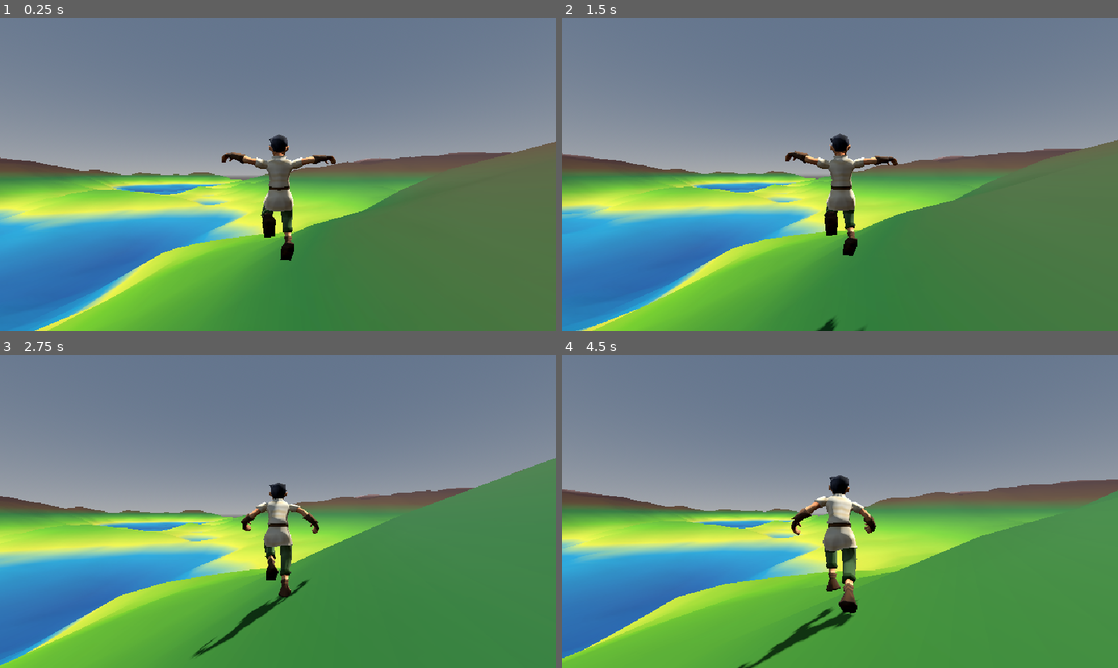
Above: before the commit, frames 1-4 (two rows, left to right).
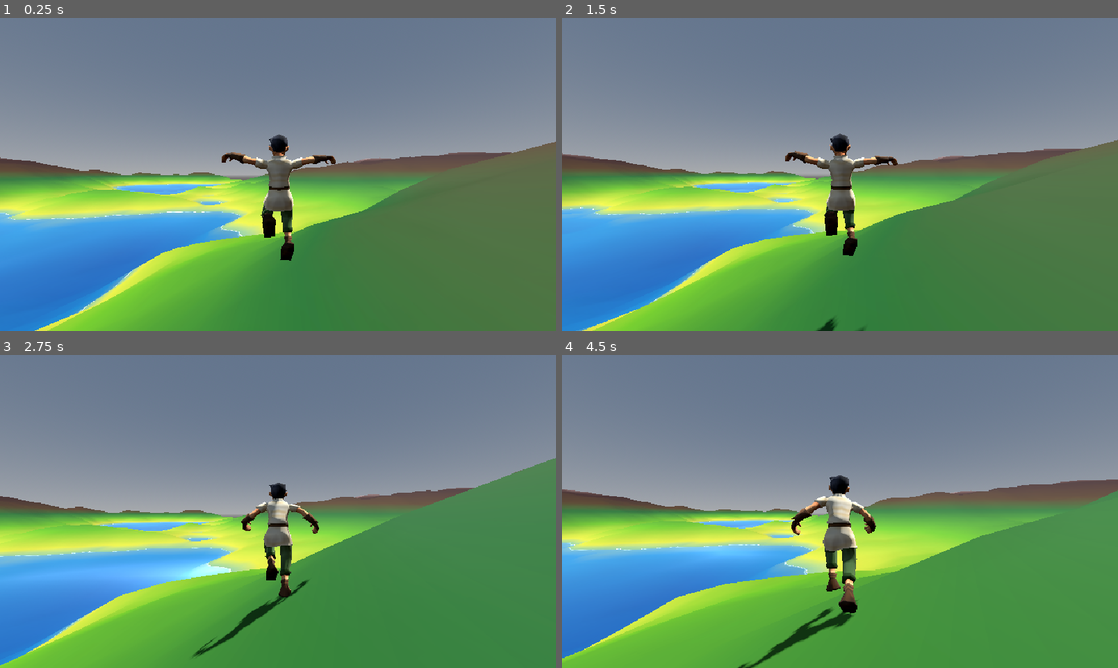
Above: after the commit, the same moments.

Repository: Tinka8ell/ProceduralWorldGeneration
Game: Godot game, scene res://Scenes/main.tscn
Same seed, same stepped clock (60 frames per second), same inputs: the game is played once before the commit and once after it.
Inputs (mouse positions are in pixels of both pictures, inside the frame that each line leads up to):
- Up to frame 1 (0.25 s): no input
- Up to frame 2 (1.5 s): tap Enter (ui_accept) at 0.5, 0.77 s; move the mouse to (867, 174) at 0.52 s; hold W (move_forward) from 0.53 s (still down); click (867, 174) at 0.67 s; move the mouse to (812, 174) at 1.27 s
- Up to frame 3 (2.75 s): keep holding W (move_forward); tap Enter (ui_accept) at 1.52 s; move the mouse to (289, 505) at 2.02 s
- Up to frame 4 (4.5 s): keep holding W (move_forward); move the mouse to (834, 517) at 2.77 s; click (834, 517) at 2.92 s; tap Enter (ui_accept) at 3.02, 3.77 s; move the mouse to (878, 514) at 3.52 s; move the mouse to (795, 508) at 4.27 s

The runs differ from the first frame. In frame 1, 3.1% of the frame differs, in the area x 0-44%, y 53-99%; in frame 2, 2.1%; in frame 3, 6.8%, in the area x 0-42%, y 53-96%; in frame 4, 5.3%.

Commit message:
Add water effect at minus 12 for the moment

Diff:
--- /dev/null
+++ b/Scenes/WaterChunk.tscn
@@ -0,0 +1,17 @@
+[gd_scene format=3 uid="uid://bgimt645hpq77"]
+
+[ext_resource type="Shader" uid="uid://bbo1abph4arco" path="res://Water/WaterShader.tres" id="1_80u3y"]
+
+[sub_resource type="ShaderMaterial" id="ShaderMaterial_ss84j"]
+render_priority = 0
+shader = ExtResource("1_80u3y")
+shader_parameter/ColorParameter = Color(0, 0.266667, 0.533333, 1)
+
+[sub_resource type="PlaneMesh" id="PlaneMesh_344ge"]
+material = SubResource("ShaderMaterial_ss84j")
+size = Vector2(256, 256)
+subdivide_width = 32
+subdivide_depth = 32
+
+[node name="Water" type="MeshInstance3D" unique_id=1623311931]
+mesh = SubResource("PlaneMesh_344ge")
--- a/Scenes/main.tscn
+++ b/Scenes/main.tscn
@@ -1,5 +1,6 @@
 [gd_scene format=3 uid="uid://ccsb8nrubr0gh"]
 
+[ext_resource type="PackedScene" uid="uid://bgimt645hpq77" path="res://Scenes/WaterChunk.tscn" id="1_6bp64"]
 [ext_resource type="Script" uid="uid://dvjdj4qe0y62x" path="res://Scripts/gameManager.gd" id="1_8gbba"]
 [ext_resource type="Script" uid="uid://cptlc5jvtt4vc" path="res://Scripts/softwareManager.gd" id="2_jjvhh"]
 [ext_resource type="Script" uid="uid://k3kcx8yschmm" path="res://Scripts/ui.gd" id="3_kry3j"]
@@ -10,6 +11,10 @@
 [node name="Main" type="Node" unique_id=1720225136]
 
 [node name="World" type="Node3D" parent="." unique_id=1625653772]
+
+[node name="Water" parent="World" unique_id=1623311931 instance=ExtResource("1_6bp64")]
+transform = Transform3D(1, 0, 0, 0, 1, 0, 0, 0, 1, 0.006, -12, -0.004)
+visible = false
 
 [node name="GameManager" type="Node" parent="." unique_id=108972551]
 script = ExtResource("1_8gbba")
@@ -37,26 +42,26 @@
 visible = false
 
 [node name="Skeleton3D" parent="Explorer/Mesh/HeroRig_export" parent_id_path=PackedInt32Array(856860738, 931582133, 885429918) index="0" unique_id=1340250868]
-bones/0/position = Vector3(-0.030425355, 1.0922393, -0.0035321093)
-bones/1/rotation = Quaternion(0.72834724, 0.006363898, 0.008783, 0.68512255)
-bones/2/rotation = Quaternion(-0.798905, -0.11797007, -0.091947965, 0.5825629)
-bones/3/rotation = Quaternion(0.31239644, -0.003986378, 0.026165327, 0.9495831)
-bones/4/rotation = Quaternion(-0.18166035, -0.012494861, 0.113286644, 0.97673416)
-bones/5/rotation = Quaternion(-0.80962676, 0.09115218, 0.03718695, 0.57863027)
-bones/6/rotation = Quaternion(0.33670002, 0.0039511067, -0.028200915, 0.9411813)
-bones/7/rotation = Quaternion(-0.19956149, 0.0080972565, -0.07280393, 0.9771434)
-bones/8/rotation = Quaternion(0.9970423, 0.007818903, 0.00023454713, -0.07645561)
-bones/10/rotation = Quaternion(-0.7040282, 0.1215111, 0.09790662, 0.6928157)
-bones/11/rotation = Quaternion(0.9794908, 0.18531188, 0.047681693, -0.06311673)
-bones/12/rotation = Quaternion(-0.35616648, 0.006639367, -0.028509453, 0.9339639)
-bones/13/rotation = Quaternion(-0.045942456, -0.13444927, 0.21321182, 0.9666197)
-bones/18/rotation = Quaternion(-1.4048149e-07, -0.048501648, -2.0883638e-06, 0.9988231)
-bones/20/rotation = Quaternion(0.97683555, -0.19961768, -0.03773286, -0.0672416)
-bones/21/rotation = Quaternion(-0.35904607, -0.0066321893, 0.028740142, 0.9328537)
-bones/22/rotation = Quaternion(0.008829135, 0.054681547, -0.07912934, 0.9953244)
-bones/28/rotation = Quaternion(-3.4057166e-08, -0.014736024, 2.185405e-06, 0.99989146)
+bones/0/position = Vector3(0.018986562, 1.0760301, -0.00044834483)
+bones/1/rotation = Quaternion(0.7283751, -0.0006670452, 0.0011779099, 0.68517745)
+bones/2/rotation = Quaternion(-0.8210824, -0.100810155, -0.06127611, 0.55848575)
+bones/3/rotation = Quaternion(0.3842221, -0.0038734009, 0.03218122, 0.92267156)
+bones/4/rotation = Quaternion(-0.22591352, -0.0054171314, 0.081476204, 0.97071904)
+bones/5/rotation = Quaternion(-0.81300634, 0.11004185, 0.07972202, 0.56617653)
+bones/6/rotation = Quaternion(0.36240923, 0.0039105397, -0.030354232, 0.93151647)
+bones/7/rotation = Quaternion(-0.21196975, 0.009135261, -0.105519034, 0.97152007)
+bones/8/rotation = Quaternion(0.99118626, -0.0002867289, -2.5138303e-05, -0.13247566)
+bones/10/rotation = Quaternion(-0.773391, -0.013920184, -0.015301789, 0.63359183)
+bones/11/rotation = Quaternion(0.98047495, 0.184439, 0.024220193, -0.06375468)
+bones/12/rotation = Quaternion(-0.30427516, 0.0067691673, -0.024355926, 0.9522488)
+bones/13/rotation = Quaternion(-0.046570096, -0.11150097, 0.21653995, 0.96876687)
+bones/18/rotation = Quaternion(-7.505781e-08, -0.026667489, -2.0997743e-06, 0.9996444)
+bones/20/rotation = Quaternion(0.9792658, -0.20076118, -0.026795786, -0.003949884)
+bones/21/rotation = Quaternion(-0.3364425, -0.0066920193, 0.026930934, 0.94129515)
+bones/22/rotation = Quaternion(-0.007398632, 0.017698051, -0.032327723, 0.9992933)
+bones/28/rotation = Quaternion(2.5617855e-08, -0.05074736, 2.1861172e-06, 0.9987115)
 
-[node name="TerrainManager" type="Node" parent="." unique_id=1113510514]
+[node name="TerrainManager" type="Node3D" parent="." unique_id=1733999113]
 script = ExtResource("8_344ge")
 noise_frequency = 0.005
 resolution = 48
--- a/Scripts/terrainManager.gd
+++ b/Scripts/terrainManager.gd
@@ -15,14 +15,17 @@
 const size := 256.0
 var noise: FastNoiseLite
 var terrainShader: Shader
+var waterShader: Shader
 var color_gradient
 var noise_texture: NoiseTexture2D
 var chunks := {}
+var waterChunk: PackedScene
 
 # Perlin noise parameters
 @export_range(0.0, 1.0, 0.001, "0 to 1 - lower is smoother") var noise_frequency := 0.1
 @export var noise_seed := 12345
 @export var noise_offset := Vector3.ZERO
+@export var playerLocation := Vector3(0, 0, 0)
 
 # Chuck adjustable parameters
 @export_range(4, 256, 4) var resolution := 32:
@@ -51,6 +54,8 @@
 
 	color_gradient = preload("res://Terrain/gradient_texture.tres")
 	terrainShader = preload("res://Terrain/terrain.gdshader")
+	waterShader = preload("res://Water/WaterShader.tres")
+	waterChunk = preload("res://Scenes/WaterChunk.tscn")
 
 	noise_texture = NoiseTexture2D.new()
 	noise_texture.noise = noise
@@ -62,11 +67,12 @@
 func _process(_delta: float) -> void:
 	var playerIndex := Vector2i(0, 0)
 	if player:
-		var playerLocation := player.global_position
+		playerLocation = player.global_position
 		playerIndex = Vector2i(roundi(playerLocation.x / size), roundi(playerLocation.z / size))
 		for offset in CLOSE_GRID:
 			var chunk := findChunk(playerIndex + offset)
 			if not chunk:
+				print("Creating chunk ", getChunkName(playerIndex + offset), " -", playerLocation)
 				createTerrainChunk(playerIndex + offset)
 				break
 
@@ -98,6 +104,7 @@
 	add_child(chunk)
 	chunks.set(chunkName, chunk)
 	update_mesh(chunk, meshMaterial)
+	addWaterToChunk(chunk)
 
 func update_mesh(chunk: MeshInstance3D, meshMaterial: ShaderMaterial) -> void:
 	if not noise or not chunk:
@@ -147,3 +154,13 @@
 		(get_height(x, y + epsilon) - get_height(x, y - epsilon)) / (2.0 * epsilon),
 	)
 	return normal.normalized()
+
+func addWaterToChunk(chunk: MeshInstance3D) -> void:
+	if not waterChunk or not chunk:
+		return
+	print("Adding Water")
+	var water = waterChunk.instantiate()
+	var move := Vector3(0, -12, 0)
+	water.position += move
+	chunk.add_child(water)
+	return
--- /dev/null
+++ b/Water/DepthTextureVS.tres
@@ -0,0 +1,111 @@
+[gd_resource type="VisualShader" format=3 uid="uid://cov7tgpo6lhow"]
+
+[sub_resource type="VisualShaderNodeInput" id="VisualShaderNodeInput_npua0"]
+input_name = "screen_uv"
+
+[sub_resource type="VisualShaderNodeTexture" id="VisualShaderNodeTexture_ivnpu"]
+source = 5
+
+[sub_resource type="VisualShaderNodeInput" id="VisualShaderNodeInput_db0sl"]
+input_name = "depth_texture"
+
+[sub_resource type="VisualShaderNodeVectorDecompose" id="VisualShaderNodeVectorDecompose_kmh8c"]
+
+[sub_resource type="VisualShaderNodeVectorCompose" id="VisualShaderNodeVectorCompose_dhmk6"]
+
+[sub_resource type="VisualShaderNodeInput" id="VisualShaderNodeInput_bfsni"]
+input_name = "inv_projection_matrix"
+
+[sub_resource type="VisualShaderNodeExpression" id="VisualShaderNodeExpression_vkqtw"]
+size = Vector2(1608.4, 615.52)
+expression = "vec4 view = inv_proj_matrix * vec4(ndc, 1.0);
+view.xyz /= view.w;
+output0 = -view.z;"
+
+[sub_resource type="VisualShaderNodeInput" id="VisualShaderNodeInput_ijfxs"]
+input_name = "vertex"
+
+[sub_resource type="VisualShaderNodeVectorDecompose" id="VisualShaderNodeVectorDecompose_0ht76"]
+
+[sub_resource type="VisualShaderNodeFloatOp" id="VisualShaderNodeFloatOp_0irkr"]
+
+[sub_resource type="VisualShaderNodeClamp" id="VisualShaderNodeClamp_dsg48"]
+
+[sub_resource type="FastNoiseLite" id="FastNoiseLite_8bl68"]
+noise_type = 2
+fractal_type = 0
+cellular_distance_function = 1
+
+[sub_resource type="NoiseTexture2D" id="NoiseTexture2D_ct8rc"]
+noise = SubResource("FastNoiseLite_8bl68")
+seamless = true
+
+[sub_resource type="VisualShaderNodeTexture" id="VisualShaderNodeTexture_6lio0"]
+texture = SubResource("NoiseTexture2D_ct8rc")
+
+[sub_resource type="VisualShaderNodeInput" id="VisualShaderNodeInput_lnmuq"]
+input_name = "vertex"
+
+[sub_resource type="VisualShaderNodeInput" id="VisualShaderNodeInput_evx2r"]
+input_name = "normal"
+
+[sub_resource type="VisualShaderNodeMultiplyAdd" id="VisualShaderNodeMultiplyAdd_q6uli"]
+default_input_values = [0, Vector3(0, 0, 0), 1, Vector3(1, 1, 1), 2, Vector3(0, 0, 0)]
+op_type = 2
+
+[sub_resource type="VisualShaderNodeUVFunc" id="VisualShaderNodeUVFunc_v8yr1"]
+default_input_values = [1, Vector2(0.1, 0.1), 2, Vector2(0, 0)]
+
+[sub_resource type="VisualShaderNodeInput" id="VisualShaderNodeInput_svr1e"]
+input_name = "time"
+
+[sub_resource type="VisualShaderNodeVectorOp" id="VisualShaderNodeVectorOp_qxf5e"]
+default_input_values = [0, Vector3(0, 0, 0), 1, Vector3(0.2, 0.2, 0.2)]
+operator = 2
+
+[resource]
+nodes/vertex/2/node = SubResource("VisualShaderNodeTexture_6lio0")
+nodes/vertex/2/position = Vector2(-500, -340)
+nodes/vertex/3/node = SubResource("VisualShaderNodeInput_lnmuq")
+nodes/vertex/3/position = Vector2(-780, 600)
+nodes/vertex/4/node = SubResource("VisualShaderNodeInput_evx2r")
+nodes/vertex/4/position = Vector2(-1160, 200)
+nodes/vertex/5/node = SubResource("VisualShaderNodeMultiplyAdd_q6uli")
+nodes/vertex/5/position = Vector2(-60, 160)
+nodes/vertex/6/node = SubResource("VisualShaderNodeUVFunc_v8yr1")
+nodes/vertex/6/position = Vector2(-1200, -340)
+nodes/vertex/7/node = SubResource("VisualShaderNodeInput_svr1e")
+nodes/vertex/7/position = Vector2(-1900, -340)
+nodes/vertex/8/node = SubResource("VisualShaderNodeVectorOp_qxf5e")
+nodes/vertex/8/position = Vector2(-500, 200)
+nodes/vertex/connections = PackedInt32Array(2, 0, 5, 0, 3, 0, 5, 2, 5, 0, 0, 0, 6, 0, 2, 0, 7, 0, 6, 2, 4, 0, 8, 0, 8, 0, 5, 1)
+nodes/fragment/0/position = Vector2(520, -20)
+nodes/fragment/27/node = SubResource("VisualShaderNodeInput_npua0")
+nodes/fragment/27/position = Vector2(-5540, -300)
+nodes/fragment/28/node = SubResource("VisualShaderNodeTexture_ivnpu")
+nodes/fragment/28/position = Vector2(-4480, 20)
+nodes/fragment/29/node = SubResource("VisualShaderNodeInput_db0sl")
+nodes/fragment/29/position = Vector2(-5440, 40)
+nodes/fragment/30/node = SubResource("VisualShaderNodeVectorDecompose_kmh8c")
+nodes/fragment/30/position = Vector2(-4020, 80)
+nodes/fragment/31/node = SubResource("VisualShaderNodeVectorCompose_dhmk6")
+nodes/fragment/31/position = Vector2(-3540, -180)
+nodes/fragment/32/node = SubResource("VisualShaderNodeInput_bfsni")
+nodes/fragment/32/position = Vector2(-3740, -480)
+nodes/fragment/33/node = SubResource("VisualShaderNodeExpression_vkqtw")
+nodes/fragment/33/position = Vector2(-3060, -460)
+nodes/fragment/33/size = Vector2(1608.4, 615.52)
+nodes/fragment/33/input_ports = "0,6,inv_proj_matrix;1,3,ndc;"
+nodes/fragment/33/output_ports = "0,0,output0;"
+nodes/fragment/33/expression = "vec4 view = inv_proj_matrix * vec4(ndc, 1.0);
+view.xyz /= view.w;
+output0 = -view.z;"
+nodes/fragment/34/node = SubResource("VisualShaderNodeInput_ijfxs")
+nodes/fragment/34/position = Vector2(-2360, 480)
+nodes/fragment/35/node = SubResource("VisualShaderNodeVectorDecompose_0ht76")
+nodes/fragment/35/position = Vector2(-1360, 260)
+nodes/fragment/36/node = SubResource("VisualShaderNodeFloatOp_0irkr")
+nodes/fragment/36/position = Vector2(-840, -100)
+nodes/fragment/37/node = SubResource("VisualShaderNodeClamp_dsg48")
+nodes/fragment/37/position = Vector2(-360, 0)
+nodes/fragment/connections = PackedInt32Array(27, 0, 28, 0, 29, 0, 28, 2, 28, 0, 30, 0, 27, 0, 31, 0, 27, 0, 31, 1, 30, 0, 31, 2, 32, 0, 33, 0, 31, 0, 33, 1, 34, 0, 35, 0, 33, 0, 36, 0, 35, 2, 36, 1, 36, 0, 37, 0, 37, 0, 0, 0)
--- /dev/null
+++ b/Water/WaterShader.tres
@@ -0,0 +1,189 @@
+[gd_resource type="VisualShader" format=3 uid="uid://bbo1abph4arco"]
+
+[sub_resource type="VisualShaderNodeVectorOp" id="VisualShaderNodeVectorOp_lqsql"]
+
+[sub_resource type="VisualShaderNodeFloatOp" id="VisualShaderNodeFloatOp_fyf1g"]
+default_input_values = [0, 0.0, 1, 1.25]
+operator = 5
+
+[sub_resource type="VisualShaderNodeFloatConstant" id="VisualShaderNodeFloatConstant_f5e8f"]
+constant = 0.5
+
+[sub_resource type="VisualShaderNodeFloatConstant" id="VisualShaderNodeFloatConstant_2ti6r"]
+
+[sub_resource type="VisualShaderNodeProximityFade" id="VisualShaderNodeProximityFade_0w66x"]
+default_input_values = [0, 0.5]
+
+[sub_resource type="VisualShaderNodeFloatFunc" id="VisualShaderNodeFloatFunc_wilgj"]
+function = 31
+
+[sub_resource type="VisualShaderNodeFloatFunc" id="VisualShaderNodeFloatFunc_ja6mw"]
+function = 0
+
+[sub_resource type="VisualShaderNodeInput" id="VisualShaderNodeInput_yr1bp"]
+input_name = "time"
+
+[sub_resource type="VisualShaderNodeColorParameter" id="VisualShaderNodeColorParameter_m5clb"]
+parameter_name = "ColorParameter"
+default_value_enabled = true
+default_value = Color(0, 0.266667, 0.533333, 1)
+
+[sub_resource type="VisualShaderNodeFloatFunc" id="VisualShaderNodeFloatFunc_7qylm"]
+function = 12
+
+[sub_resource type="VisualShaderNodeFloatOp" id="VisualShaderNodeFloatOp_s34bc"]
+operator = 2
+
+[sub_resource type="VisualShaderNodeFloatOp" id="VisualShaderNodeFloatOp_0e6tl"]
+default_input_values = [0, 0.0, 1, 24.0]
+operator = 5
+
+[sub_resource type="VisualShaderNodeFloatOp" id="VisualShaderNodeFloatOp_y3kan"]
+
+[sub_resource type="VisualShaderNodeFloatOp" id="VisualShaderNodeFloatOp_tk23n"]
+default_input_values = [0, 0.0, 1, 4.0]
+operator = 2
+
+[sub_resource type="VisualShaderNodeMultiplyAdd" id="VisualShaderNodeMultiplyAdd_hs7ou"]
+default_input_values = [0, 0.0, 1, 0.5, 2, 0.0]
+
+[sub_resource type="VisualShaderNodeMix" id="VisualShaderNodeMix_2kkkq"]
+default_input_values = [0, Vector3(0, 0, 0), 1, Vector3(1, 1, 1), 2, Vector3(0.5, 0.5, 0.5)]
+op_type = 3
+
+[sub_resource type="FastNoiseLite" id="FastNoiseLite_5uywx"]
+noise_type = 2
+fractal_type = 0
+cellular_distance_function = 1
+
+[sub_resource type="NoiseTexture2D" id="NoiseTexture2D_rwryd"]
+noise = SubResource("FastNoiseLite_5uywx")
+seamless = true
+
+[sub_resource type="VisualShaderNodeTexture" id="VisualShaderNodeTexture_mhlpe"]
+texture = SubResource("NoiseTexture2D_rwryd")
+
+[sub_resource type="VisualShaderNodeVectorOp" id="VisualShaderNodeVectorOp_75d02"]
+operator = 2
+
+[sub_resource type="VisualShaderNodeUVFunc" id="VisualShaderNodeUVFunc_gbclv"]
+default_input_values = [1, Vector2(0.1, 0.1), 2, Vector2(0, 0)]
+
+[sub_resource type="VisualShaderNodeInput" id="VisualShaderNodeInput_smiwy"]
+input_name = "time"
+
+[sub_resource type="FastNoiseLite" id="FastNoiseLite_numhl"]
+noise_type = 2
+seed = 1
+fractal_type = 0
+cellular_distance_function = 1
+
+[sub_resource type="NoiseTexture2D" id="NoiseTexture2D_syemq"]
+noise = SubResource("FastNoiseLite_numhl")
+seamless = true
+
+[sub_resource type="VisualShaderNodeTexture" id="VisualShaderNodeTexture_birpq"]
+texture = SubResource("NoiseTexture2D_syemq")
+
+[sub_resource type="VisualShaderNodeInput" id="VisualShaderNodeInput_mkn1x"]
+input_name = "time"
+
+[sub_resource type="VisualShaderNodeUVFunc" id="VisualShaderNodeUVFunc_giqrb"]
+default_input_values = [1, Vector2(-0.1, -0.1), 2, Vector2(0, 0)]
+
+[sub_resource type="FastNoiseLite" id="FastNoiseLite_8bl68"]
+noise_type = 2
+fractal_type = 0
+cellular_distance_function = 1
+
+[sub_resource type="NoiseTexture2D" id="NoiseTexture2D_ct8rc"]
+noise = SubResource("FastNoiseLite_8bl68")
+seamless = true
+
+[sub_resource type="VisualShaderNodeTexture" id="VisualShaderNodeTexture_6lio0"]
+texture = SubResource("NoiseTexture2D_ct8rc")
+
+[sub_resource type="VisualShaderNodeInput" id="VisualShaderNodeInput_lnmuq"]
+input_name = "vertex"
+
+[sub_resource type="VisualShaderNodeInput" id="VisualShaderNodeInput_evx2r"]
+input_name = "normal"
+
+[sub_resource type="VisualShaderNodeMultiplyAdd" id="VisualShaderNodeMultiplyAdd_q6uli"]
+default_input_values = [0, Vector3(0, 0, 0), 1, Vector3(1, 1, 1), 2, Vector3(0, 0, 0)]
+op_type = 2
+
+[sub_resource type="VisualShaderNodeUVFunc" id="VisualShaderNodeUVFunc_v8yr1"]
+default_input_values = [1, Vector2(0.1, 0.1), 2, Vector2(0, 0)]
+
+[sub_resource type="VisualShaderNodeInput" id="VisualShaderNodeInput_svr1e"]
+input_name = "time"
+
+[sub_resource type="VisualShaderNodeVectorOp" id="VisualShaderNodeVectorOp_qxf5e"]
+default_input_values = [0, Vector3(0, 0, 0), 1, Vector3(0.2, 0.2, 0.2)]
+operator = 2
+
+[resource]
+nodes/vertex/2/node = SubResource("VisualShaderNodeTexture_6lio0")
+nodes/vertex/2/position = Vector2(-500, -340)
+nodes/vertex/3/node = SubResource("VisualShaderNodeInput_lnmuq")
+nodes/vertex/3/position = Vector2(-780, 600)
+nodes/vertex/4/node = SubResource("VisualShaderNodeInput_evx2r")
+nodes/vertex/4/position = Vector2(-1160, 200)
+nodes/vertex/5/node = SubResource("VisualShaderNodeMultiplyAdd_q6uli")
+nodes/vertex/5/position = Vector2(-60, 160)
+nodes/vertex/6/node = SubResource("VisualShaderNodeUVFunc_v8yr1")
+nodes/vertex/6/position = Vector2(-1200, -340)
+nodes/vertex/7/node = SubResource("VisualShaderNodeInput_svr1e")
+nodes/vertex/7/position = Vector2(-1900, -340)
+nodes/vertex/8/node = SubResource("VisualShaderNodeVectorOp_qxf5e")
+nodes/vertex/8/position = Vector2(-500, 200)
+nodes/vertex/connections = PackedInt32Array(2, 0, 5, 0, 3, 0, 5, 2, 5, 0, 0, 0, 6, 0, 2, 0, 7, 0, 6, 2, 4, 0, 8, 0, 8, 0, 5, 1)
+nodes/fragment/0/position = Vector2(280, -20)
+nodes/fragment/2/node = SubResource("VisualShaderNodeColorParameter_m5clb")
+nodes/fragment/2/position = Vector2(-1640, -220)
+nodes/fragment/3/node = SubResource("VisualShaderNodeTexture_mhlpe")
+nodes/fragment/3/position = Vector2(-2360, 0)
+nodes/fragment/4/node = SubResource("VisualShaderNodeVectorOp_75d02")
+nodes/fragment/4/position = Vector2(-1820, 320)
+nodes/fragment/5/node = SubResource("VisualShaderNodeUVFunc_gbclv")
+nodes/fragment/5/position = Vector2(-2880, 0)
+nodes/fragment/6/node = SubResource("VisualShaderNodeInput_smiwy")
+nodes/fragment/6/position = Vector2(-3640, 20)
+nodes/fragment/7/node = SubResource("VisualShaderNodeTexture_birpq")
+nodes/fragment/7/position = Vector2(-2360, 580)
+nodes/fragment/8/node = SubResource("VisualShaderNodeInput_mkn1x")
+nodes/fragment/8/position = Vector2(-3640, 580)
+nodes/fragment/9/node = SubResource("VisualShaderNodeUVFunc_giqrb")
+nodes/fragment/9/position = Vector2(-2880, 580)
+nodes/fragment/10/node = SubResource("VisualShaderNodeVectorOp_lqsql")
+nodes/fragment/10/position = Vector2(-980, 40)
+nodes/fragment/11/node = SubResource("VisualShaderNodeFloatOp_fyf1g")
+nodes/fragment/11/position = Vector2(-1440, 460)
+nodes/fragment/12/node = SubResource("VisualShaderNodeFloatConstant_f5e8f")
+nodes/fragment/12/position = Vector2(-300, -20)
+nodes/fragment/13/node = SubResource("VisualShaderNodeFloatConstant_2ti6r")
+nodes/fragment/13/position = Vector2(-300, 140)
+nodes/fragment/14/node = SubResource("VisualShaderNodeProximityFade_0w66x")
+nodes/fragment/14/position = Vector2(-4080, -600)
+nodes/fragment/15/node = SubResource("VisualShaderNodeFloatFunc_wilgj")
+nodes/fragment/15/position = Vector2(-3620, -420)
+nodes/fragment/17/node = SubResource("VisualShaderNodeFloatFunc_ja6mw")
+nodes/fragment/17/position = Vector2(-2440, -940)
+nodes/fragment/18/node = SubResource("VisualShaderNodeInput_yr1bp")
+nodes/fragment/18/position = Vector2(-3960, -900)
+nodes/fragment/20/node = SubResource("VisualShaderNodeFloatFunc_7qylm")
+nodes/fragment/20/position = Vector2(-2040, -980)
+nodes/fragment/21/node = SubResource("VisualShaderNodeFloatOp_s34bc")
+nodes/fragment/21/position = Vector2(-1480, -840)
+nodes/fragment/22/node = SubResource("VisualShaderNodeFloatOp_0e6tl")
+nodes/fragment/22/position = Vector2(-1940, -560)
+nodes/fragment/23/node = SubResource("VisualShaderNodeFloatOp_y3kan")
+nodes/fragment/23/position = Vector2(-920, -660)
+nodes/fragment/24/node = SubResource("VisualShaderNodeFloatOp_tk23n")
+nodes/fragment/24/position = Vector2(-2820, -780)
+nodes/fragment/25/node = SubResource("VisualShaderNodeMultiplyAdd_hs7ou")
+nodes/fragment/25/position = Vector2(-3160, -840)
+nodes/fragment/26/node = SubResource("VisualShaderNodeMix_2kkkq")
+nodes/fragment/26/position = Vector2(-300, -420)
+nodes/fragment/connections = PackedInt32Array(5, 0, 3, 0, 6, 0, 5, 2, 9, 0, 7, 0, 8, 0, 9, 2, 7, 0, 4, 1, 3, 0, 4, 0, 2, 0, 10, 0, 4, 0, 11, 0, 13, 0, 0, 3, 11, 0, 10, 1, 12, 0, 0, 1, 14, 0, 15, 0, 17, 0, 20, 0, 20, 0, 21, 0, 15, 0, 21, 1, 15, 0, 22, 0, 21, 0, 23, 0, 22, 0, 23, 1, 24, 0, 17, 0, 18, 0, 25, 0, 15, 0, 25, 2, 25, 0, 24, 0, 23, 0, 26, 2, 10, 0, 26, 0, 11, 0, 0, 5, 26, 0, 0, 0)
--- /dev/null
+++ b/Water/WaterVFX.tscn
@@ -0,0 +1,96 @@
+[gd_scene format=3 uid="uid://bep5o4in1vs27"]
+
+[ext_resource type="Shader" uid="uid://bbo1abph4arco" path="res://Water/WaterShader.tres" id="1_wkeku"]
+
+[sub_resource type="ProceduralSkyMaterial" id="ProceduralSkyMaterial_n7xyp"]
+sky_top_color = Color(0.141176, 0.294118, 0.490196, 1)
+sky_horizon_color = Color(0.0396, 0.16544, 0.33, 1)
+ground_bottom_color = Color(0.0476, 0.08918, 0.14, 1)
+ground_horizon_color = Color(0.0396, 0.16544, 0.33, 1)
+
+[sub_resource type="Sky" id="Sky_g8eh1"]
+sky_material = SubResource("ProceduralSkyMaterial_n7xyp")
+
+[sub_resource type="Environment" id="Environment_65bmc"]
+background_mode = 2
+sky = SubResource("Sky_g8eh1")
+tonemap_mode = 2
+glow_enabled = true
+glow_bloom = 0.03
+glow_blend_mode = 0
+
+[sub_resource type="ShaderMaterial" id="ShaderMaterial_02kc7"]
+render_priority = 0
+shader = ExtResource("1_wkeku")
+shader_parameter/ColorParameter = Color(0, 0.266667, 0.533333, 1)
+
+[sub_resource type="PlaneMesh" id="PlaneMesh_au8eh"]
+material = SubResource("ShaderMaterial_02kc7")
+size = Vector2(10, 10)
+subdivide_width = 20
+subdivide_depth = 20
+
+[sub_resource type="StandardMaterial3D" id="StandardMaterial3D_lg47w"]
+albedo_color = Color(0.372549, 0.929412, 0.352941, 1)
+
+[sub_resource type="SphereMesh" id="SphereMesh_sq2ru"]
+
+[sub_resource type="StandardMaterial3D" id="StandardMaterial3D_4c78f"]
+albedo_color = Color(0.372549, 0.929412, 0.352941, 1)
+
+[sub_resource type="StandardMaterial3D" id="StandardMaterial3D_ru46r"]
+albedo_color = Color(0.372549, 0.929412, 0.352941, 1)
+
+[sub_resource type="StandardMaterial3D" id="StandardMaterial3D_7hqhw"]
+albedo_color = Color(0.372549, 0.929412, 0.352941, 1)
+
+[sub_resource type="StandardMaterial3D" id="StandardMaterial3D_5r73c"]
+albedo_color = Color(0.372549, 0.929412, 0.352941, 1)
+
+[node name="Root" type="Node3D" unique_id=497331837]
+
+[node name="WorldEnvironment" type="WorldEnvironment" parent="." unique_id=800818902]
+environment = SubResource("Environment_65bmc")
+
+[node name="DirectionalLight3D" type="DirectionalLight3D" parent="." unique_id=77301692]
+transform = Transform3D(-0.866025, -0.433013, 0.25, 0, 0.5, 0.866025, -0.5, 0.75, -0.433013, 0, 0, 0)
+shadow_enabled = true
+
+[node name="Water" type="MeshInstance3D" parent="." unique_id=376101363]
+mesh = SubResource("PlaneMesh_au8eh")
+
+[node name="Background" type="Node3D" parent="." unique_id=306263650]
+
+[node name="Sphere" type="MeshInstance3D" parent="Background" unique_id=131489815]
+transform = Transform3D(2, 0, 0, 0, 2, 0, 0, 0, 2, 1.56415, 0, -1.81092)
+material_override = SubResource("StandardMaterial3D_lg47w")
+mesh = SubResource("SphereMesh_sq2ru")
+skeleton = NodePath("../..")
+
+[node name="Sphere5" type="MeshInstance3D" parent="Background" unique_id=22507972]
+transform = Transform3D(2, 0, 0, 0, 2, 0, 0, 0, 2, 2.84025, -0.588337, 1.58267)
+material_override = SubResource("StandardMaterial3D_4c78f")
+mesh = SubResource("SphereMesh_sq2ru")
+skeleton = NodePath("../..")
+
+[node name="Sphere2" type="MeshInstance3D" parent="Background" unique_id=1282935826]
+transform = Transform3D(1, 0, 0, 0, 1, 0, 0, 0, 1, 0.630877, -0.324667, 1.16556)
+material_override = SubResource("StandardMaterial3D_ru46r")
+mesh = SubResource("SphereMesh_sq2ru")
+skeleton = NodePath("../..")
+
+[node name="Sphere3" type="MeshInstance3D" parent="Background" unique_id=2139439551]
+transform = Transform3D(1, 0, 0, 0, 1, 0, 0, 0, 1, -2.92182, -0.0723834, -3.79153)
+material_override = SubResource("StandardMaterial3D_7hqhw")
+mesh = SubResource("SphereMesh_sq2ru")
+skeleton = NodePath("../..")
+
+[node name="Sphere4" type="MeshInstance3D" parent="Background" unique_id=898576204]
+transform = Transform3D(3, 0, 0, 0, 3, 0, 0, 0, 3, -2.65054, -0.627563, 1.14424)
+material_override = SubResource("StandardMaterial3D_5r73c")
+mesh = SubResource("SphereMesh_sq2ru")
+skeleton = NodePath("../..")
+
+[node name="Camera3D" type="Camera3D" parent="." unique_id=96933476]
+transform = Transform3D(-0.66523, 0, -0.746638, 0, 1, 0, 0.746638, 0, -0.66523, -4.269, 0.54, -3.258)
+fov = 70.9
